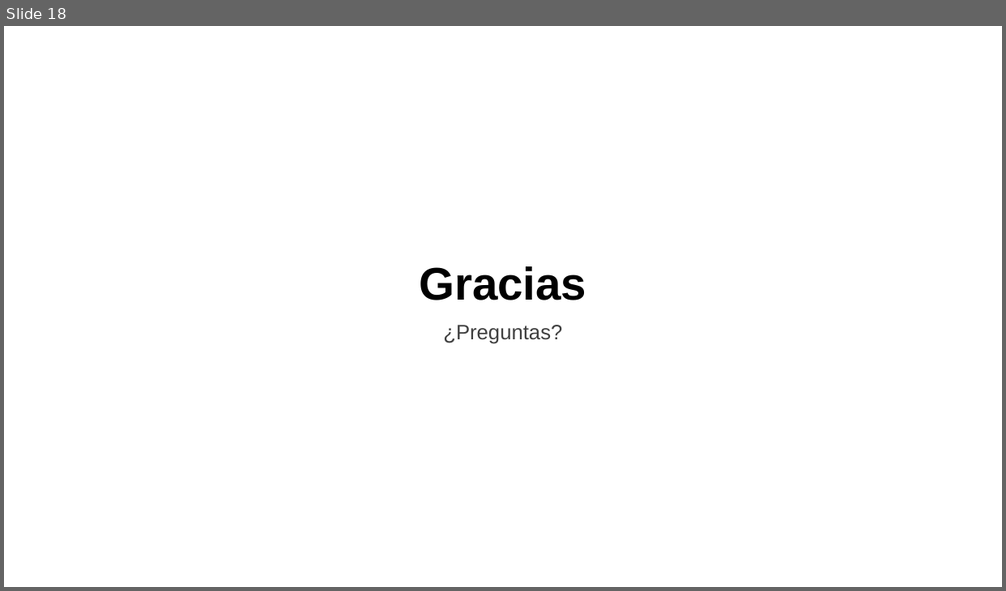
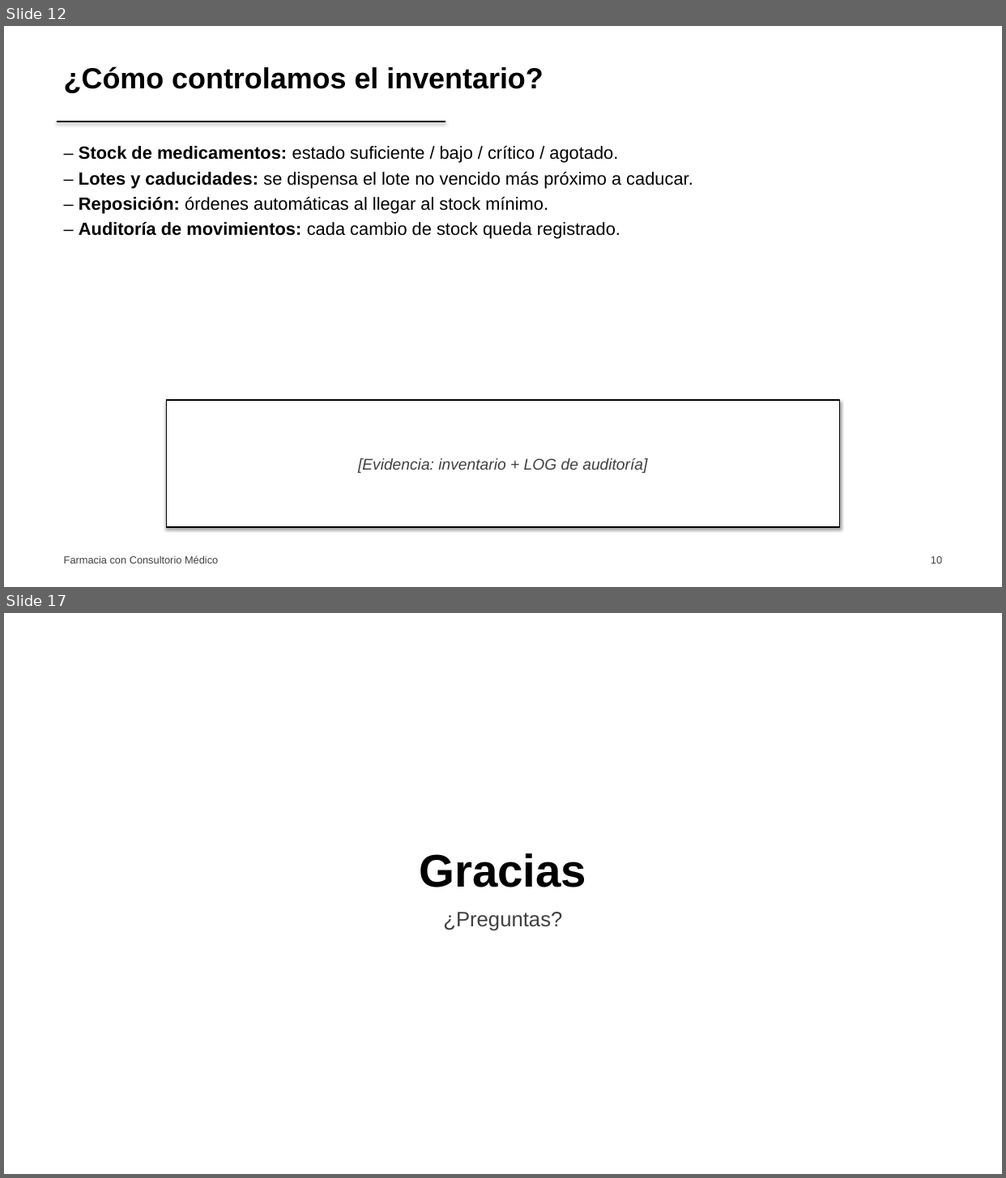
Before and after one commit to riosisraelg/proyecto-final-farmacia, a slide deck: docs/latex/slides/slides.pptx. Shown one above the other, each under a label of ours: slide 18 before the commit, slides 12 and 17 after it; the slides between them are not shown. The pictures are 1006x591 and 1006x1178 pixels, drawn with LibreOffice and Linux fonts; fonts in the diff are those of the drawing. Boxes give left, top, right and bottom in pixels: in the first picture for what was removed or moved away, otherwise in the second. Text is boxed around its words. In the diff, an @@ line names an element or a change of style, - is before the commit and + after.

Commit message:
feat(slides): reestructura al outline de 15 diapositivas de la exposición oral
- Secuencia: empresa, problemática, impacto, causa raíz, estrategia,
  solución (ER), gestión de datos, automatización, reglas de negocio,
  inventario, integración op/tec, estrategia integral, beneficios, conclusión
- Redacción de problemática, impacto y causa raíz según el caso real
- Portada con Integrantes/Materia/Profesor; evidencias como placeholders
- Mantiene estilo monocromático y logo solo en portada

```diff
--- a/docs/latex/slides/slides.pptx
+++ b/docs/latex/slides/slides.pptx
@@ slide 12 added at bbox=[4, 26, 1002, 587], background #FFFFFF @@
@@ text added at bbox=[64, 66, 543, 93], 28 pt, text #000000, bold @@
+¿Cómo controlamos el inventario?
@@ line added from (57, 122) to (445, 122), #000000 1.5 pt @@
@@ text added at bbox=[79, 146, 693, 239], 17 pt, text #000000 @@
+– Stock de medicamentos: estado suficiente / bajo / crítico / agotado.
+– Lotes y caducidades: se dispensa el lote no vencido más próximo a caducar.
+– Reposición: órdenes automáticas al llegar al stock mínimo.
+– Auditoría de movimientos: cada cambio de stock queda registrado.
@@ rectangle added at bbox=[167, 400, 840, 527], fill #FFFFFF, outline #000000 1 pt, 15 pt, text #404040, italic @@
+[Evidencia: inventario + LOG de auditoría]
@@ text added at bbox=[64, 556, 218, 564], 10 pt, text #404040 @@
+Farmacia con Consultorio Médico
@@ text added at bbox=[931, 557, 942, 564], 10 pt, text #404040 @@
+10
@@ what was slide 18 is now slide 17 @@
```
Also in this commit, not shown: 3 slides changed, 11 other slides added, 13 slides removed, 3 other files.
